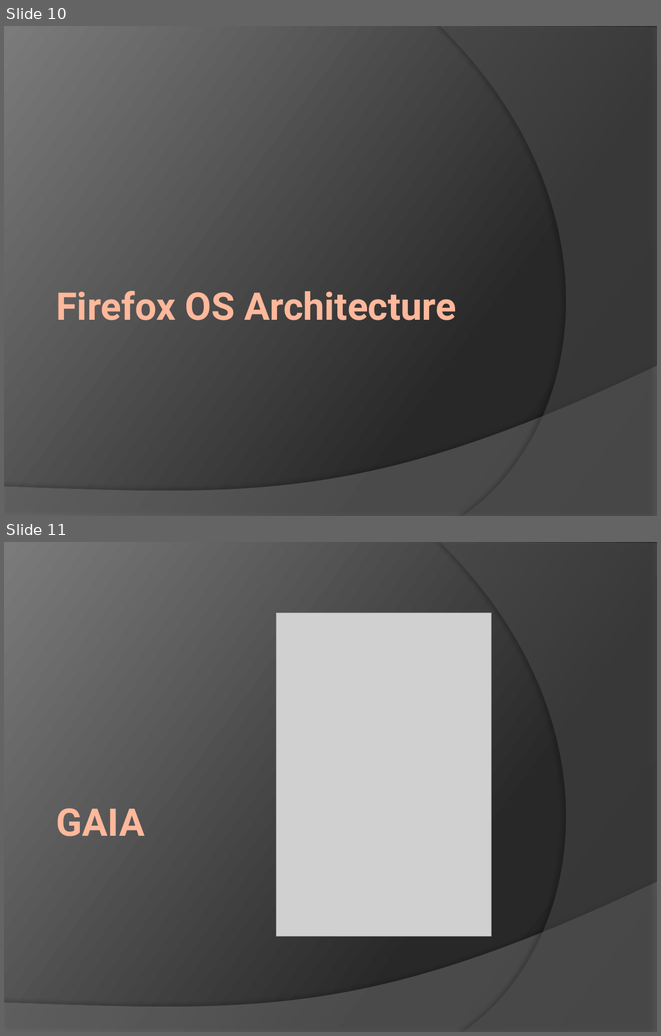
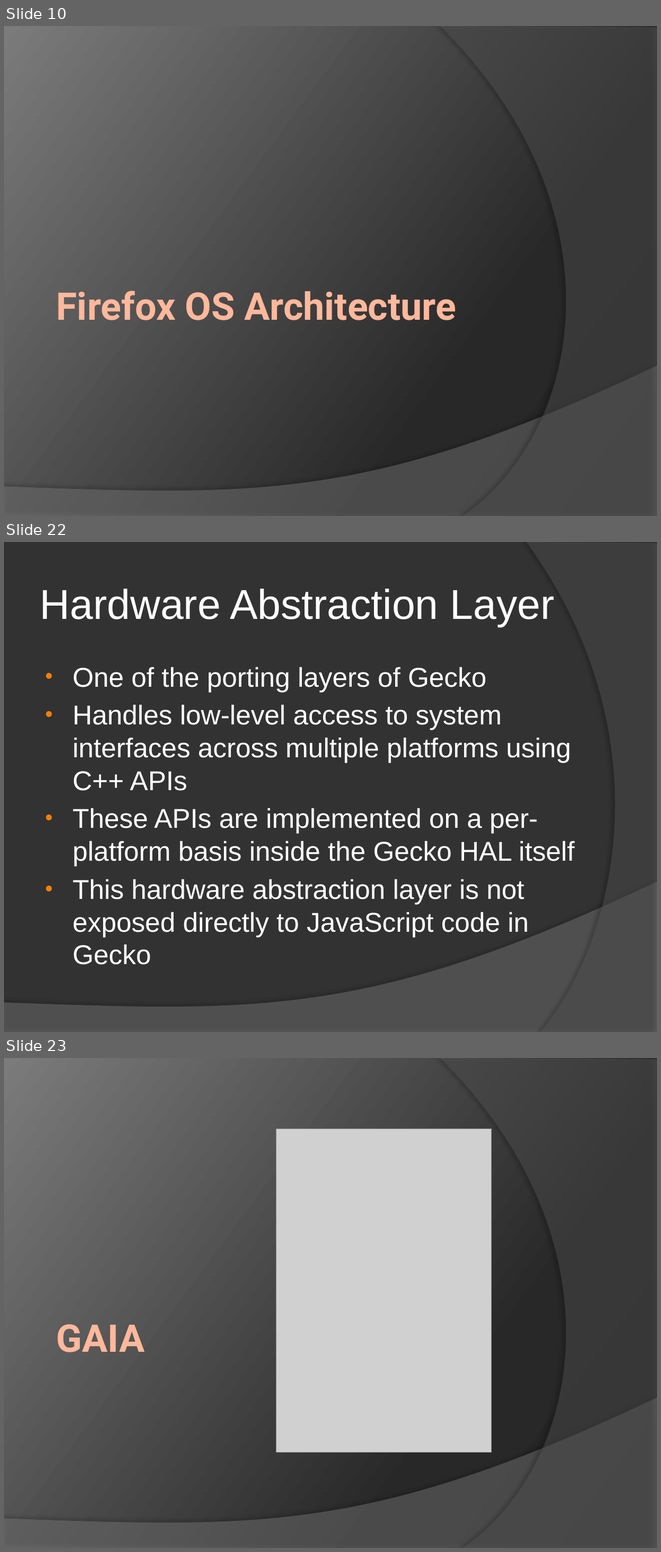
Before and after one commit to ymihaylov/Firefox-OS-Documentation-Project, a slide deck: Firefox OS.pptx. Shown one above the other, each under a label of ours: slides 10 and 11 before the commit, slides 10, 22 and 23 after it; the slides between them are not shown. The pictures are 661x1036 and 661x1552 pixels, drawn with LibreOffice and Linux fonts; fonts in the diff are those of the drawing; grey boxes stand for pictures. Boxes give left, top, right and bottom in pixels: in the first picture for what was removed or moved away, otherwise in the second. Text is boxed around its words. In the diff, an @@ line names an element or a change of style, - is before the commit and + after.

```diff
--- a/Firefox OS.pptx
+++ b/Firefox OS.pptx
@@ slide 22 added at (4,542,657,1032), background #323232; not listed: 1 template element that a slide beside it also shows @@
@@ freeform shape added at (527,542,657,1032), fill #5E5E5E at 40% opacity @@
@@ title added at (40,589,555,627), 46 pt, text #FFFFFF @@
+Hardware Abstraction Layer
@@ text added at (72,667,574,964), 30 pt, text #FFFFFF @@
+• One of the porting layers of Gecko
+• Handles low-level access to system interfaces across multiple platforms using C++ APIs
+• These APIs are implemented on a per-platform basis inside the Gecko HAL itself
+• This hardware abstraction layer is not exposed directly to JavaScript code in Gecko
@@ what was slide 11 is now slide 23 @@
```
Also in this commit, not shown: 11 other slides added.
